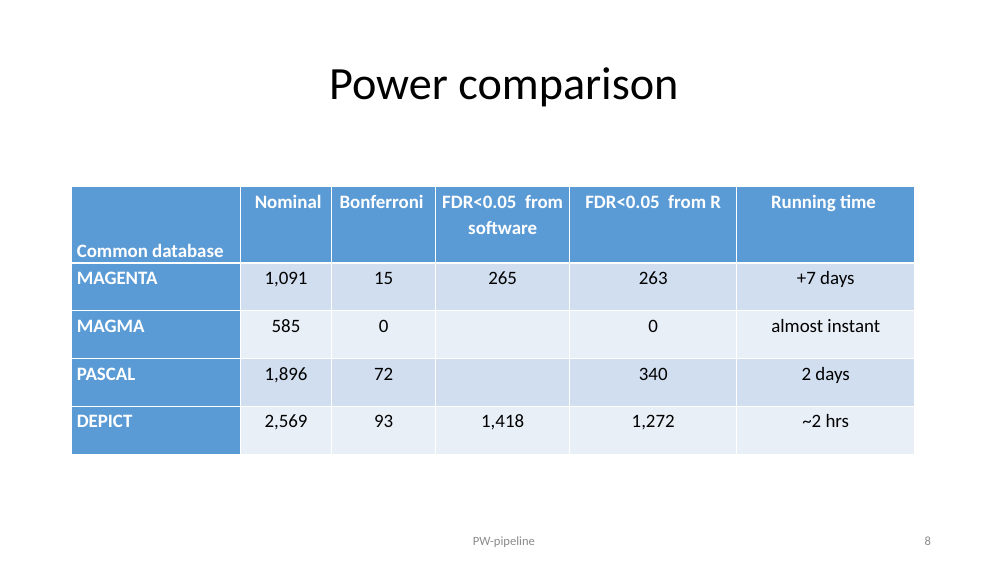
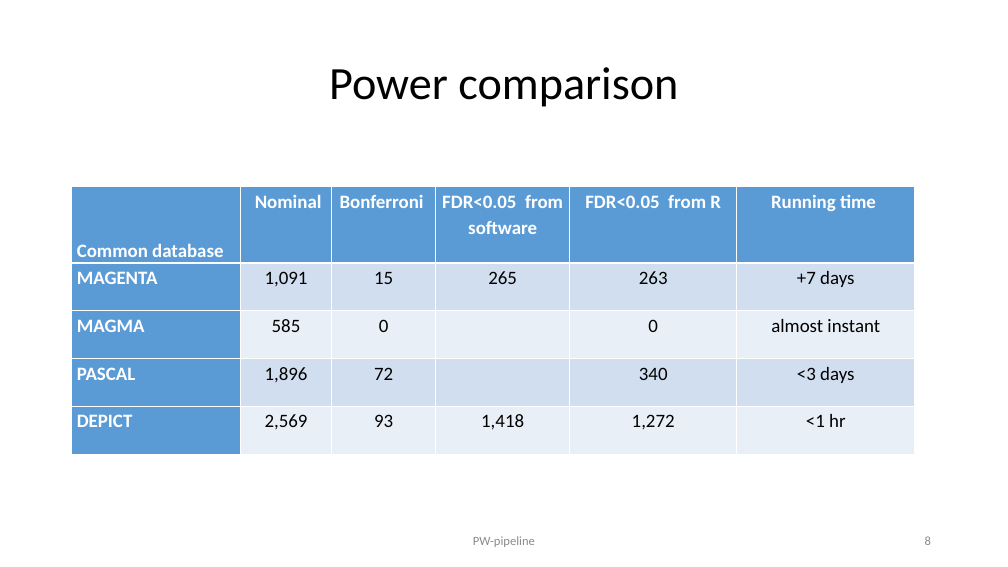
Before and after one commit to jinghuazhao/PW-pipeline, a slide deck: slide 8 of README.pptx. Drawn at 1008x567 pixels with LibreOffice and Linux fonts; fonts in the diff are those of the drawing. Boxes give left, top, right and bottom in pixels: in the first picture for what was removed or moved away, otherwise in the second. Text is boxed around its words. In the diff, an @@ line names an element or a change of style, - is before the commit and + after.

Commit message:
README

```diff
--- a/README.pptx
+++ b/README.pptx
@@ table at <box>71,187,915,454</box> @@
-row 4, column 6: 2 days
+row 4, column 6: <3 days
-row 5, column 6: ~2 hrs
+row 5, column 6: <1 hr
```
